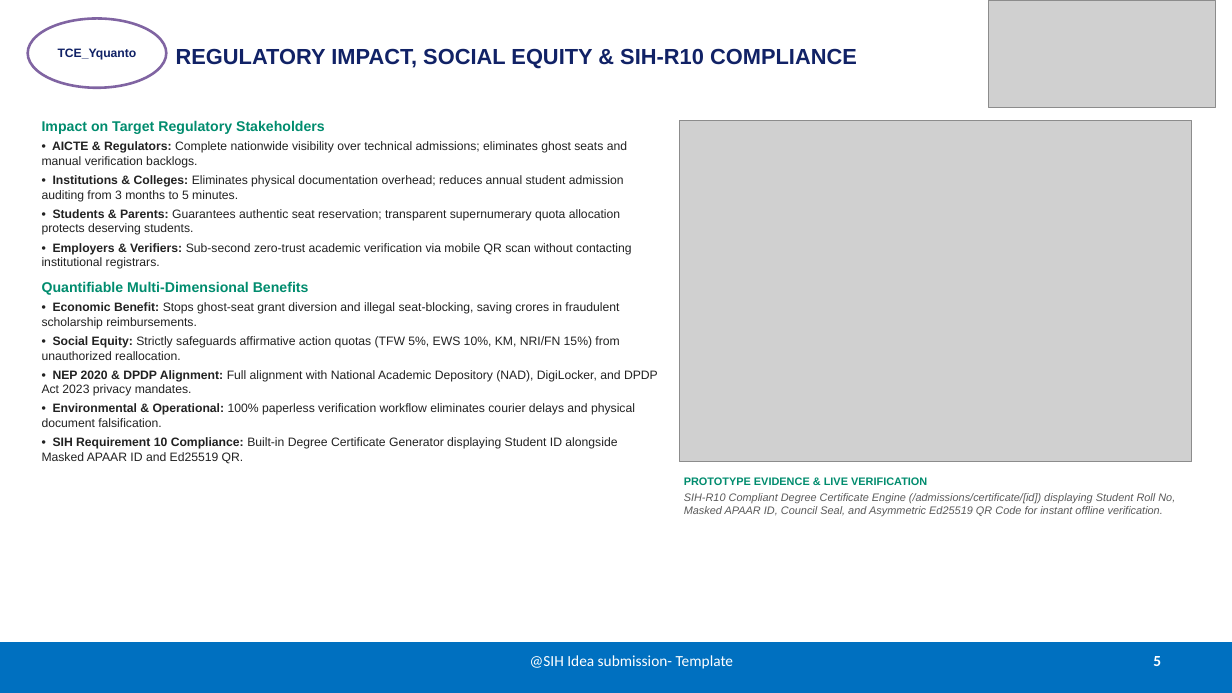
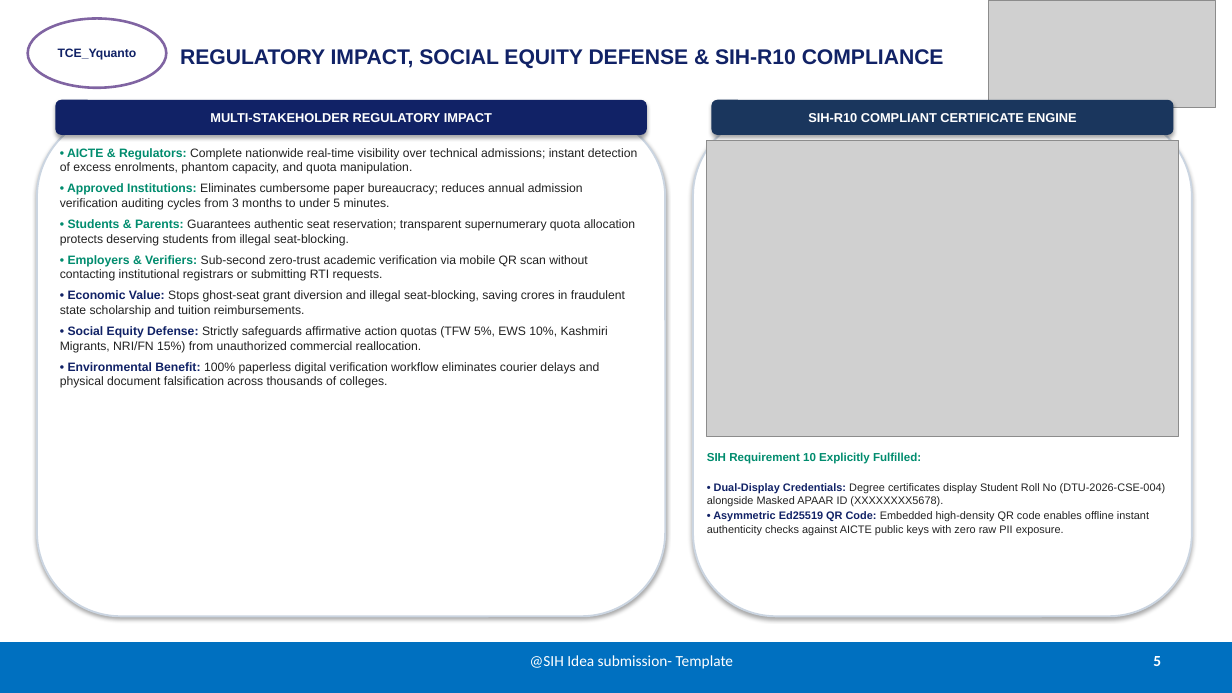
Before and after one commit to naveeshpcbin/APAAR-ID-BASED-SYSTEM, a slide deck: slide 5 of demoppt/PRAMAAN-AICTE_SIH2026_Idea_Presentation.pptx. Drawn at 1232x693 pixels with LibreOffice and Linux fonts; fonts in the diff are those of the drawing; grey boxes stand for pictures. Boxes give left, top, right and bottom in pixels: in the first picture for what was removed or moved away, otherwise in the second. Text is boxed around its words. In the diff, an @@ line names an element or a change of style, - is before the commit and + after.

Commit message:
feat(presentation): build unique architecture-driven SIH 2026 winning presentation with live UI evidence and custom domain slots

```diff
--- a/demoppt/PRAMAAN-AICTE_SIH2026_Idea_Presentation.pptx
+++ b/demoppt/PRAMAAN-AICTE_SIH2026_Idea_Presentation.pptx
@@ title at box(180, 49, 944, 68): text changed; size 17 to 16.5 pt @@
-REGULATORY IMPACT, SOCIAL EQUITY & SIH-R10 COMPLIANCE
+REGULATORY IMPACT, SOCIAL EQUITY DEFENSE & SIH-R10 COMPLIANCE
@@ rounded rectangle added at box(37, 113, 665, 616), fill #FFFFFF, outline #CBD5E1 1.5 pt @@
@@ rounded rectangle added at box(55, 100, 647, 135), fill #112266, 10 pt, text #FFFFFF, bold @@
+MULTI-STAKEHOLDER REGULATORY IMPACT
@@ rounded rectangle added at box(693, 113, 1192, 616), fill #FFFFFF, outline #CBD5E1 1.5 pt @@
@@ rounded rectangle added at box(712, 100, 1174, 135), fill #1A365D, 10 pt, text #FFFFFF, bold @@
+SIH-R10 COMPLIANT CERTIFICATE ENGINE
@@ text at box(60, 148, 637, 388): text changed @@
-Impact on Target Regulatory Stakeholders
-• AICTE & Regulators: Complete nationwide visibility over technical admissions; eliminates ghost seats and manual verification backlogs.
-• Institutions & Colleges: Eliminates physical documentation overhead; reduces annual student admission auditing from 3 months to 5 minutes.
-• Students & Parents: Guarantees authentic seat reservation; transparent supernumerary quota allocation protects deserving students.
-• Employers & Verifiers: Sub-second zero-trust academic verification via mobile QR scan without contacting institutional registrars.
-Quantifiable Multi-Dimensional Benefits
-• Economic Benefit: Stops ghost-seat grant diversion and illegal seat-blocking, saving crores in fraudulent scholarship reimbursements.
-• Social Equity: Strictly safeguards affirmative action quotas (TFW 5%, EWS 10%, KM, NRI/FN 15%) from unauthorized reallocation.
-• NEP 2020 & DPDP Alignment: Full alignment with National Academic Depository (NAD), DigiLocker, and DPDP Act 2023 privacy mandates.
-• Environmental & Operational: 100% paperless verification workflow eliminates courier delays and physical document falsification.
-• SIH Requirement 10 Compliance: Built-in Degree Certificate Generator displaying Student ID alongside Masked APAAR ID and Ed25519 QR.
+• AICTE & Regulators: Complete nationwide real-time visibility over technical admissions; instant detection of excess enrolments, phantom capacity, and quota manipulation.
+• Approved Institutions: Eliminates cumbersome paper bureaucracy; reduces annual admission verification auditing cycles from 3 months to under 5 minutes.
+• Students & Parents: Guarantees authentic seat reservation; transparent supernumerary quota allocation protects deserving students from illegal seat-blocking.
+• Employers & Verifiers: Sub-second zero-trust academic verification via mobile QR scan without contacting institutional registrars or submitting RTI requests.
+• Economic Value: Stops ghost-seat grant diversion and illegal seat-blocking, saving crores in fraudulent state scholarship and tuition reimbursements.
+• Social Equity Defense: Strictly safeguards affirmative action quotas (TFW 5%, EWS 10%, Kashmiri Migrants, NRI/FN 15%) from unauthorized commercial reallocation.
+• Environmental Benefit: 100% paperless digital verification workflow eliminates courier delays and physical document falsification across thousands of colleges.
@@ picture: place and size @@
-picture at box(679, 120, 1192, 462)
+picture at box(707, 140, 1178, 436)
@@ text at box(707, 452, 1166, 535): text changed; text colour #5A5A5A to #222222; italic off @@
-PROTOTYPE EVIDENCE & LIVE VERIFICATION
-SIH-R10 Compliant Degree Certificate Engine (/admissions/certificate/[id]) displaying Student Roll No, Masked APAAR ID, Council Seal, and Asymmetric Ed25519 QR Code for instant offline verification.
+SIH Requirement 10 Explicitly Fulfilled:
+• Dual-Display Credentials: Degree certificates display Student Roll No (DTU-2026-CSE-004) alongside Masked APAAR ID (XXXXXXXX5678).
+• Asymmetric Ed25519 QR Code: Embedded high-density QR code enables offline instant authenticity checks against AICTE public keys with zero raw PII exposure.
```
Also in this commit, not shown: 5 other slides changed, 11 other files.
